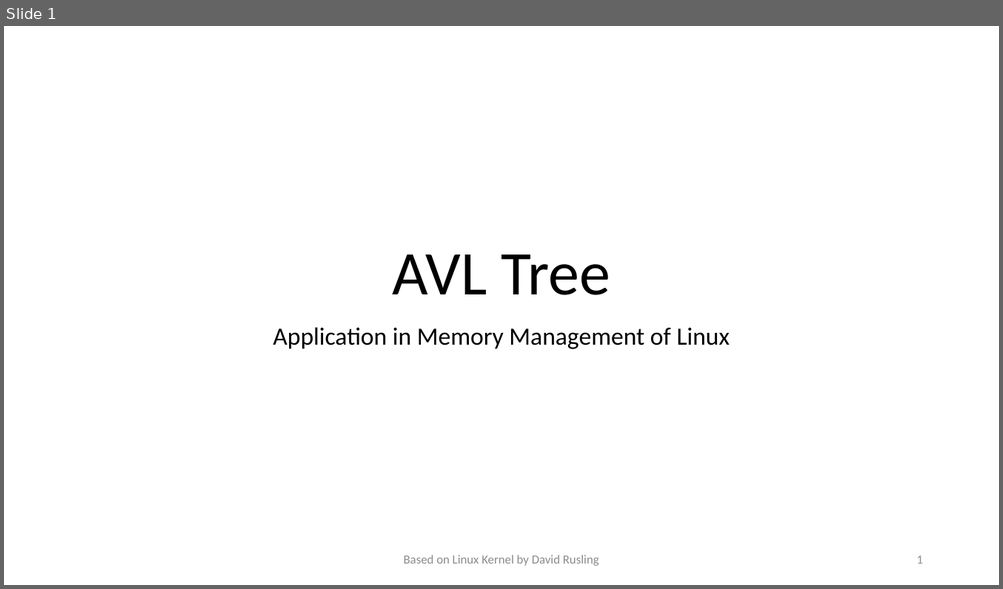
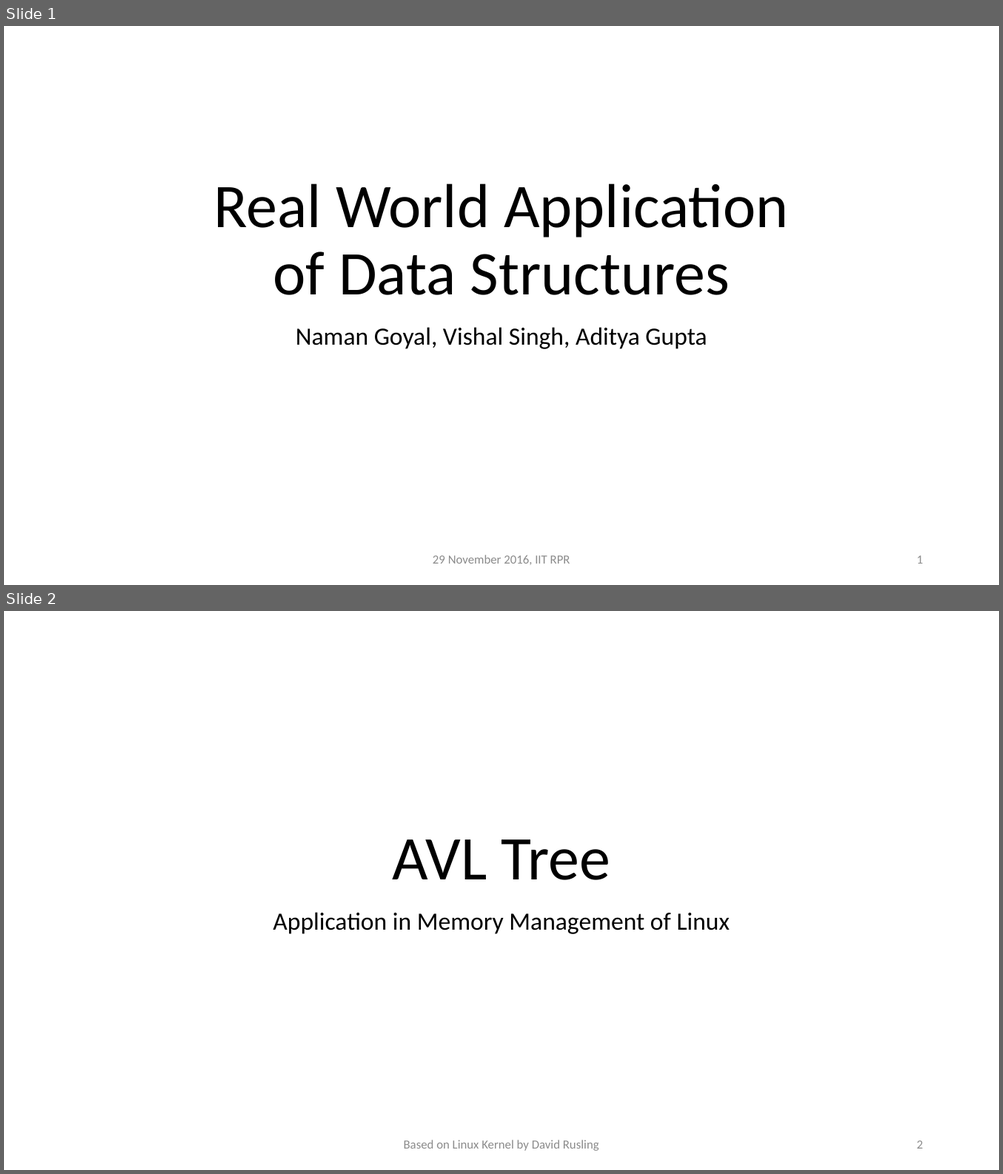
Before and after one commit to thenamangoyal/data-structures, a slide deck: Real World Application/DS_Applications.pptx. Shown one above the other, each under a label of ours: slide 1 before the commit, slides 1 and 2 after it. The pictures are 1003x589 and 1003x1174 pixels, drawn with LibreOffice and Linux fonts; fonts in the diff are those of the drawing. Boxes give left, top, right and bottom in pixels: in the first picture for what was removed or moved away, otherwise in the second. Text is boxed around its words. In the diff, an @@ line names an element or a change of style, - is before the commit and + after.

```diff
--- a/Real World Application/DS_Applications.pptx
+++ b/Real World Application/DS_Applications.pptx
@@ slide 1 added at (4, 26, 999, 585), background #FFFFFF @@
@@ title added at (214, 184, 788, 295), 60 pt, text #000000 @@
+Real World Application
+of Data Structures
@@ subtitle added at (296, 327, 706, 349), 24 pt, text #000000 @@
+Naman Goyal, Vishal Singh, Aditya Gupta
@@ text added at (432, 555, 570, 565), 12 pt, text #8C8C8C @@
+29 November 2016, IIT RPR
@@ page number added at (916, 556, 922, 564), 12 pt, text #8C8C8C @@
+1
@@ what was slide 1 is now slide 2 @@
@@ page number at (916, 1141, 922, 1149): text changed @@
-1
+2
```
